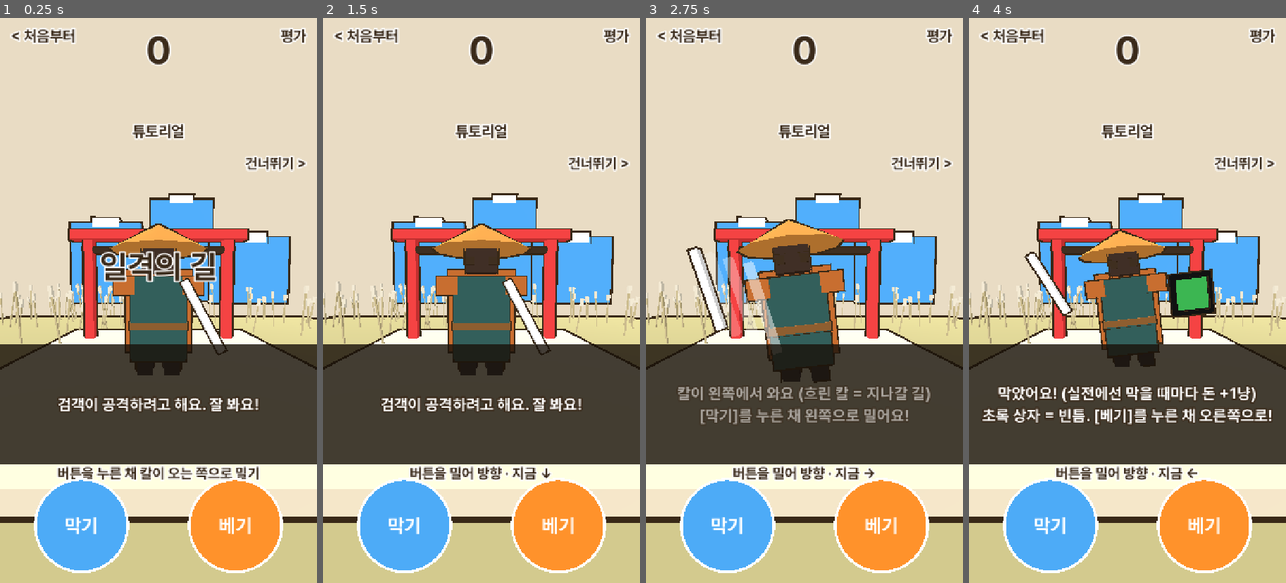
Above: before the commit, frames 1-4 (left to right).
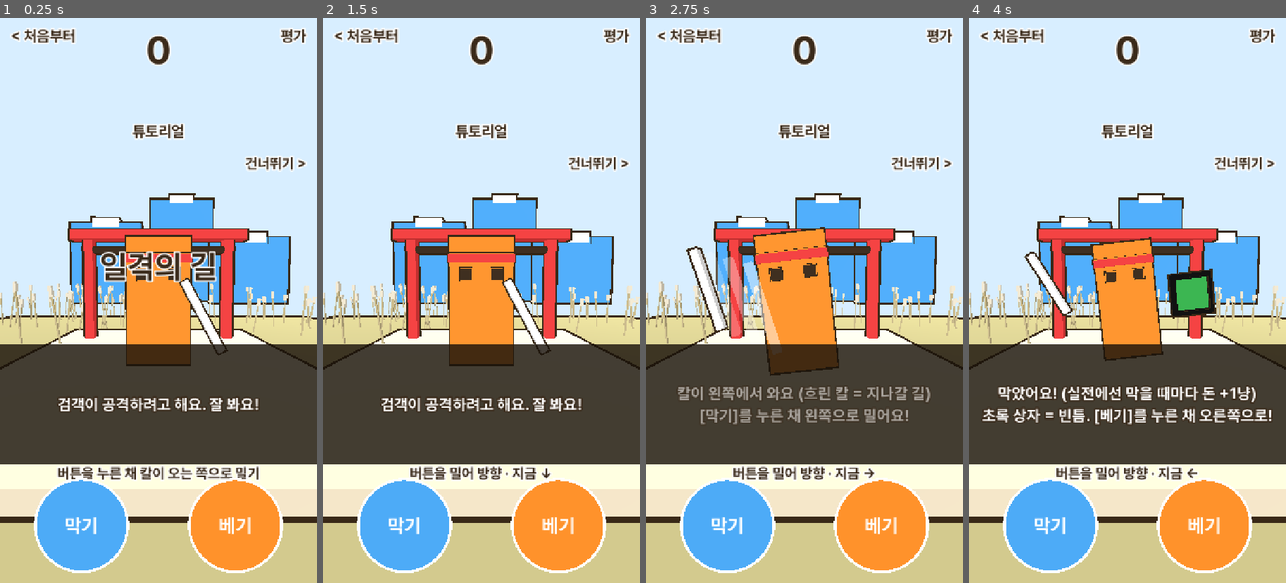
Above: after the commit, the same moments.

Repository: innollia/pai-games
Game: Godot game, scene res://main.tscn
Same seed, same stepped clock (60 frames per second), same inputs: the game is played once before the commit and once after it.
Inputs (mouse positions are in pixels of both pictures, inside the frame that each line leads up to):
- Up to frame 1 (0.25 s): no input
- Up to frame 2 (1.5 s): tap Enter at 0.5 s; move the mouse to (551, 272) at 0.52 s; hold Right 0.53-1.25 s; tap J at 0.6 s; click (551, 272) at 0.67 s; tap Space at 1.25 s; drag from (418, 328) to (465, 413) at 1.27 s
- Up to frame 3 (2.75 s): tap Enter at 2 s; move the mouse to (836, 176) at 2.02 s; hold Right from 2.03 s (still down); tap K at 2.1 s
- Up to frame 4 (4 s): release Right at 2.75 s; drag from (1111, 413) to (1032, 215) at 2.77 s; tap Space at 3.5 s; move the mouse to (1222, 385) at 3.52 s; hold Left from 3.53 s (still down); tap J at 3.6 s

The runs differ from the first frame. In frame 1, 44% of the frame differs, in the area x 0-100%, y 0-64%; in frame 2, 44%; in frame 3, 45%, in the area x 0-100%, y 0-65%; in frame 4, 43%.

Commit message:
blade_path: 설정화 모양 끔(look ON=false), 간파 빈틈 헛공격은 피해 없이 간파 취소, 막기 진동 + 간파 진동 더 크게
Co-Authored-By: Claude Opus 5.5 <noreply@anthropic.com>

Diff:
--- a/games/blade_path/g/blade.gd
+++ b/games/blade_path/g/blade.gd
@@ -160,6 +160,7 @@
 var whiff_t := 0.0
 var fl := Vector3.ZERO
 var slow := 0.0
+var gp := false  # 지금 빈틈이 간파로 연 것인가 (헛공격하면 피해 없이 간파만 끝남)
 var sw_t := 0.0
 var flash_t := 0.0
 var hurt_t := 0.0
@@ -1157,6 +1158,8 @@
 			if d == odir:
 				_cut()
 				msg("베기!", 0.35)
+			elif gp:
+				_lose_chance()
 			else:
 				_whiff()
 		0, 1:
@@ -1165,7 +1168,19 @@
 			beep(300.0, 0.05, 150.0, 0.1)
 
 
+## 간파 빈틈에 엉뚱한 쪽으로 휘두름: 피해 없이 간파만 끝난다
+func _lose_chance() -> void:
+	beep(240.0, 0.12, 160.0, 0.2)
+	msg("간파 놓침", 0.6)
+	gp = false
+	slow = 0.0
+	floor_m.material_override = mat(SOFT)
+	_rest(0.12)
+
+
 func _parry(perfect: bool) -> void:
+	# 칼이 막히면 폰 진동, 간파는 더 길고 세게
+	Input.vibrate_handheld(160 if perfect else 45, 1.0 if perfect else 0.5)
 	beep(1500.0, 0.05, 0.0, 0.25)
 	beep(2100.0, 0.09, 1600.0, 0.15)
 	body.material_override = mat(WHITE)
@@ -1196,6 +1211,7 @@
 	mi = 0
 	fs = 2
 	fs_t = 0.0
+	gp = perfect
 	win = float(_pat()[1]) * (1.8 if perfect else 1.0)
 	odir = OPP[rdir]
 	_path(-1)
--- a/games/blade_path/g/look.gd
+++ b/games/blade_path/g/look.gd
@@ -2,7 +2,7 @@
 ## 파이 설정화(10/30) 모양의 검객 넷: 찌르기 = 주황 삿갓·주황 망토·청록 옷, 속임수 = 검은 챙 넓은 모자·붉은 목도리 끈,
 ## 베기 = 쇠 투구·털 목깃·갈색 망토, 거합 = 옅은 삿갓·흰 겉옷·붉은 목도리. 바탕은 누런 종이색.
 ## 안 어울리면 ON 을 false 로 바꾸고 다시 빌드하면 예전 상자 검객으로 돌아간다(이 파일 말고는 손댈 곳 없음).
-const ON := true
+const ON := false
 
 const PAPER := Color("e9dcc4")
 const LEG := Color("2a2730")
Not shown, changed: games/blade_path/ver.txt
Not shown, changed: games/blade_path/README.md
Not shown, changed: games/blade_path/web/index.html
Not shown, changed: games/blade_path/web/index.pck
